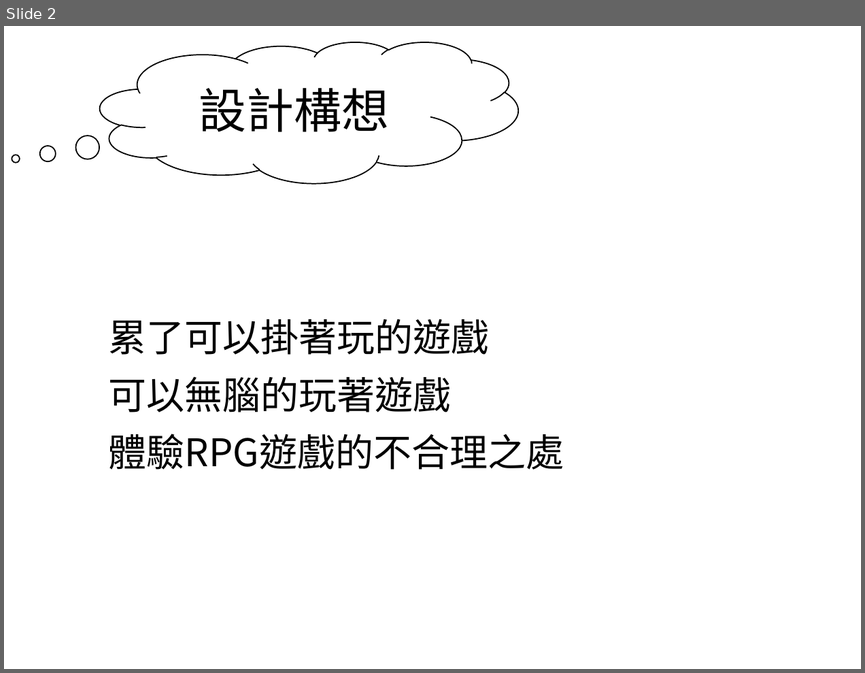
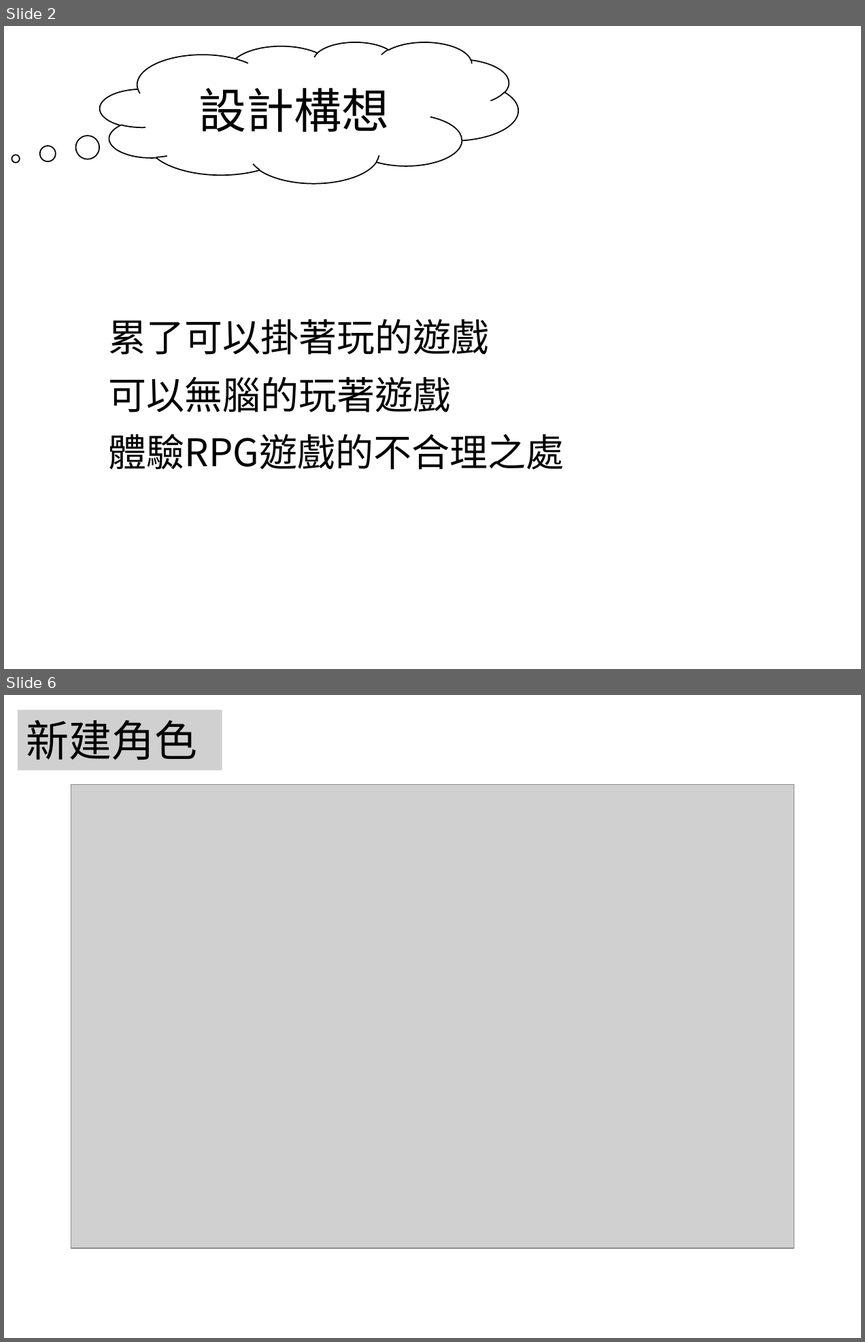
Before and after one commit to jonny030/RPG, a slide deck: 掛機 RPG 小遊戲.pptx. Shown one above the other, each under a label of ours: slide 2 before the commit, slides 2 and 6 after it; the slides between them are not shown. The pictures are 865x673 and 865x1342 pixels, drawn with LibreOffice and Linux fonts; fonts in the diff are those of the drawing; grey boxes stand for pictures; background and template pictures are left out. Boxes give left, top, right and bottom in pixels: in the first picture for what was removed or moved away, otherwise in the second. Text is boxed around its words. In the diff, an @@ line names an element or a change of style, - is before the commit and + after.

```diff
--- a/掛機 RPG 小遊戲.pptx
+++ b/掛機 RPG 小遊戲.pptx
@@ slide 6 added at [4, 695, 861, 1338], background picture (left out) @@
@@ picture added at [18, 709, 222, 770], 36 pt, text #000000 @@
+新建角色
@@ picture added at [71, 785, 794, 1249] @@
```
Also in this commit, not shown: 5 slides changed, 1 other slide added.
